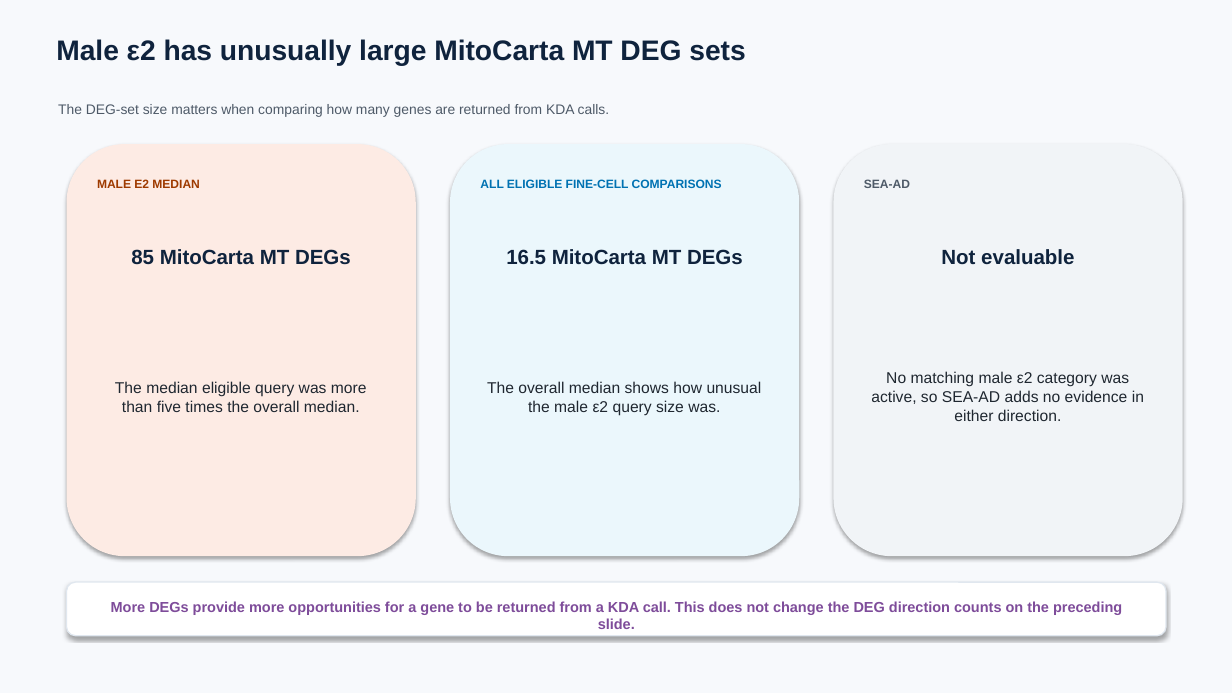
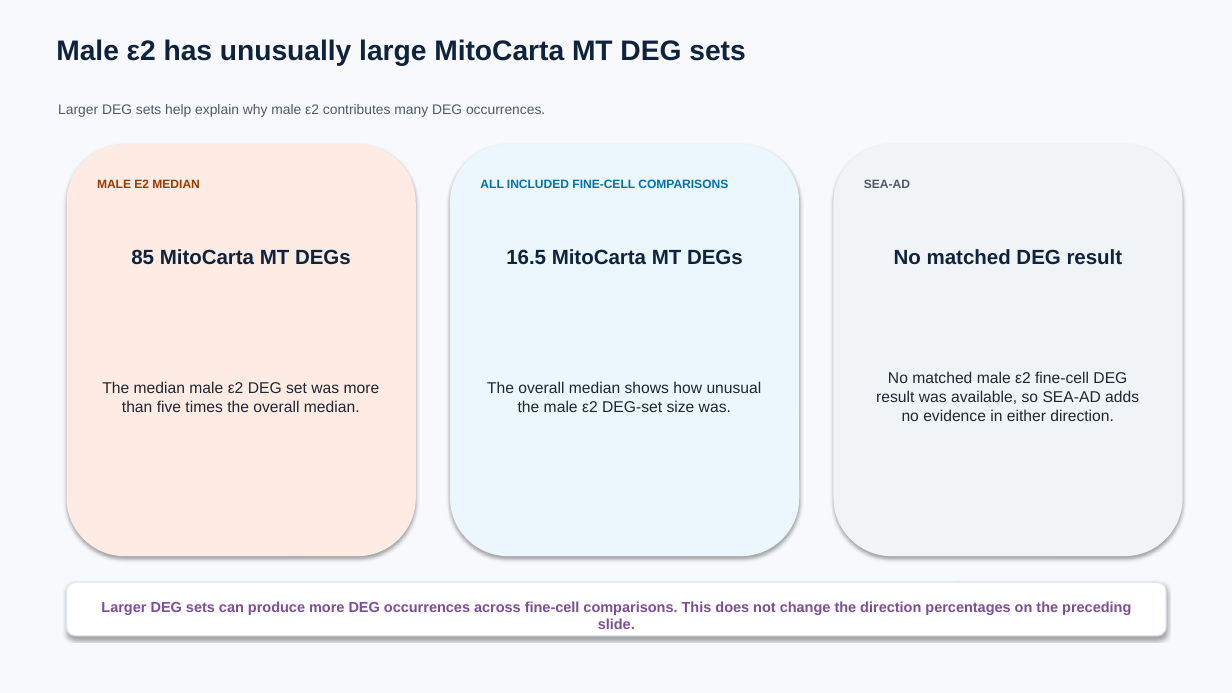
Before and after one commit to ericzhuang2010/alzheimer, a slide deck: slide 79 of docs/presentations/09162026/09162026_sex_apoe_kda_fine_broad bak4.pptx (slide 71 before the commit). Drawn at 1232x693 pixels with LibreOffice and Linux fonts; fonts in the diff are those of the drawing. Boxes give left, top, right and bottom in pixels: in the first picture for what was removed or moved away, otherwise in the second. Text is boxed around its words. In the diff, an @@ line names an element or a change of style, - is before the commit and + after.

```diff
--- a/docs/presentations/09162026/09162026_sex_apoe_kda_fine_broad bak4.pptx
+++ b/docs/presentations/09162026/09162026_sex_apoe_kda_fine_broad bak4.pptx
@@ text at [58, 104, 545, 117]: text changed @@
-The DEG-set size matters when comparing how many genes are returned from KDA calls.
+Larger DEG sets help explain why male ε2 contributes many DEG occurrences.
@@ text at [480, 179, 728, 188]: text changed @@
-ALL ELIGIBLE FINE-CELL COMPARISONS
+ALL INCLUDED FINE-CELL COMPARISONS
@@ text at [894, 249, 1123, 265]: text changed @@
-Not evaluable
+No matched DEG result
@@ text at [102, 381, 380, 412]: text changed @@
-The median eligible query was more than five times the overall median.
+The median male ε2 DEG set was more than five times the overall median.
@@ text at [487, 381, 762, 412]: text changed @@
-The overall median shows how unusual the male ε2 query size was.
+The overall median shows how unusual the male ε2 DEG-set size was.
@@ text at [876, 371, 1139, 421]: text changed @@
-No matching male ε2 category was active, so SEA-AD adds no evidence in either direction.
+No matched male ε2 fine-cell DEG result was available, so SEA-AD adds no evidence in either direction.
@@ text at [101, 601, 1131, 629]: text changed @@
-More DEGs provide more opportunities for a gene to be returned from a KDA call. This does not change the DEG direction counts on the preceding slide.
+Larger DEG sets can produce more DEG occurrences across fine-cell comparisons. This does not change the direction percentages on the preceding slide.
```
Also in this commit, not shown: 37 other slides changed, 9 slides added, 13 slides removed, 17 other files.
